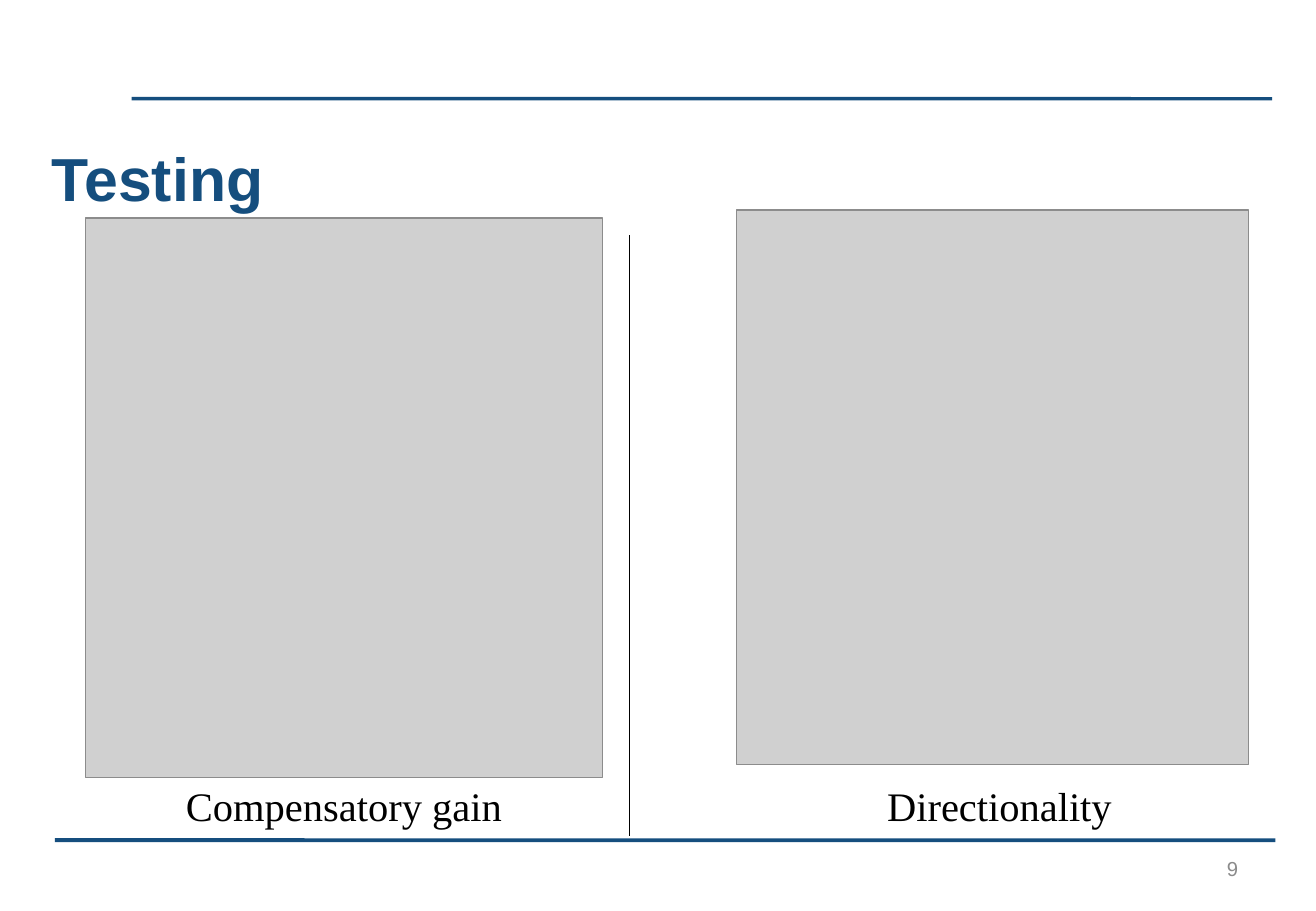
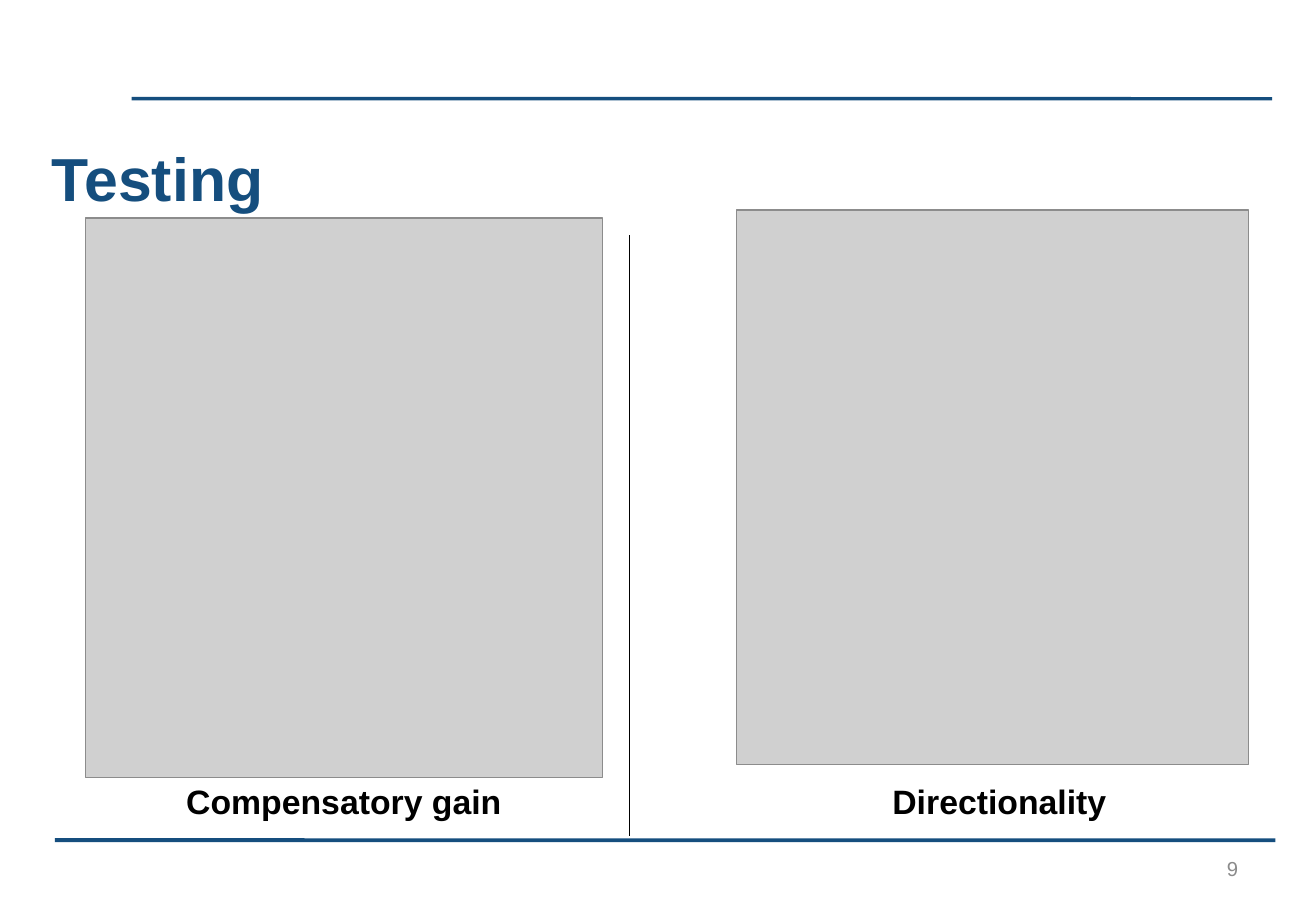
Before and after one commit to kayjayB/I_cant_hear_you, a slide deck: slide 9 of Presentation/Lab Project Presentation.pptx. Drawn at 1316x911 pixels with LibreOffice and Linux fonts; fonts in the diff are those of the drawing; grey boxes stand for pictures; background and template pictures are left out. Boxes give left, top, right and bottom in pixels: in the first picture for what was removed or moved away, otherwise in the second. Text is boxed around its words. In the diff, an @@ line names an element or a change of style, - is before the commit and + after.

```diff
--- a/Presentation/Lab Project Presentation.pptx
+++ b/Presentation/Lab Project Presentation.pptx
@@ text "Compensatory gain" at (x1=186, y1=789, x2=501, y2=821): size 24 to 20 pt, font Times New Roman to Arial, bold on @@
@@ text "Directionality" at (x1=892, y1=789, x2=1106, y2=821): size 24 to 20 pt, font Times New Roman to Arial, bold on @@
```
Also in this commit, not shown: 3 other slides changed, 3 slides added, 1 slide removed.
